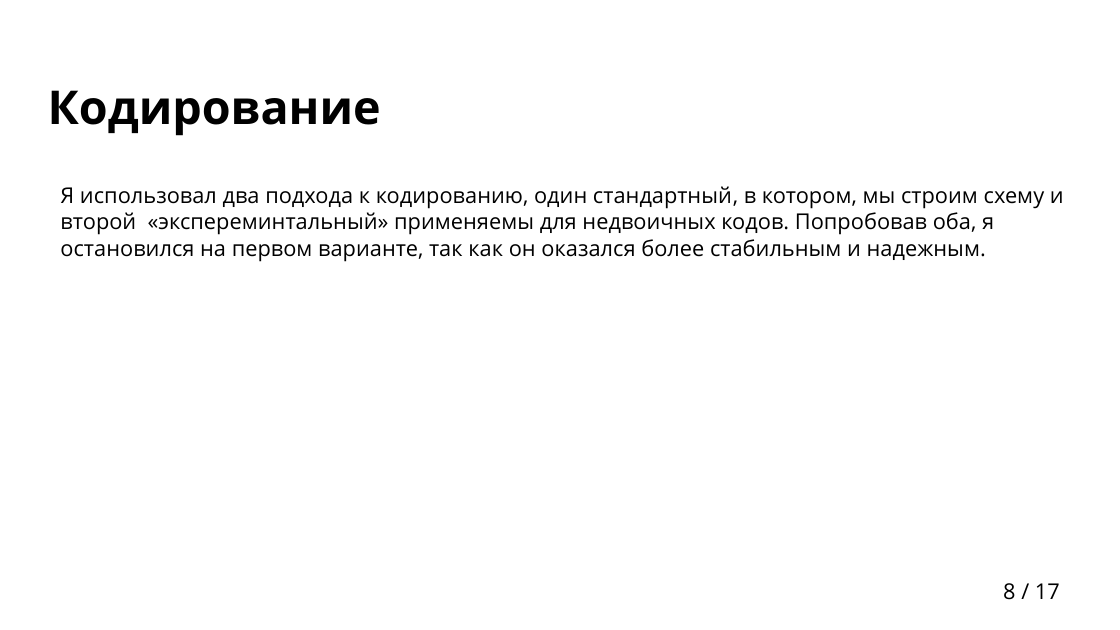
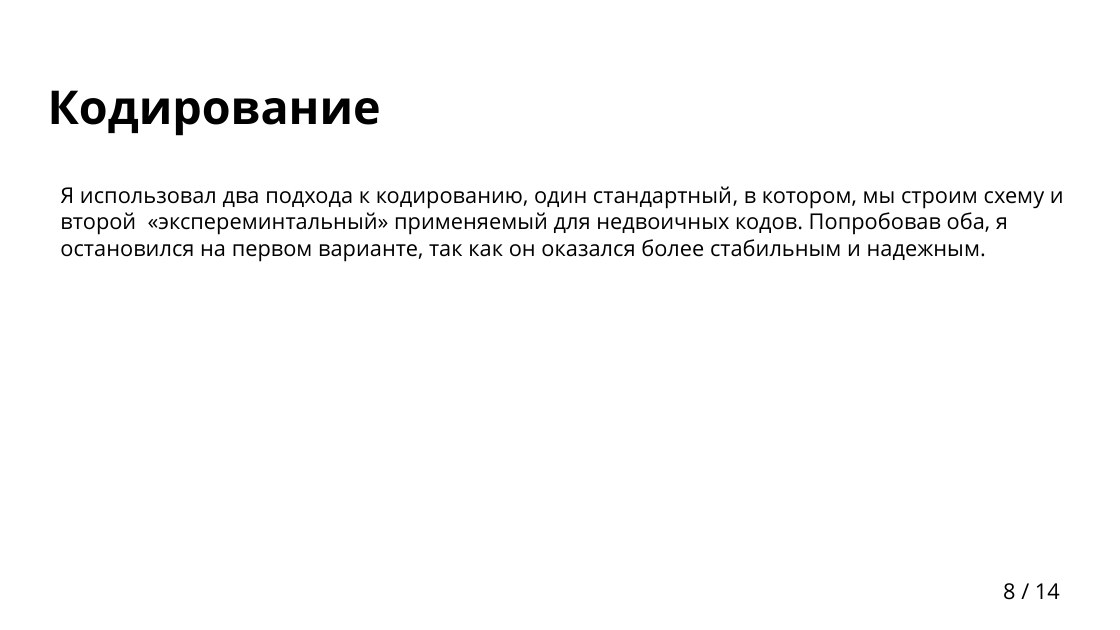
Before and after one commit to egalkin/bachelors_diploma, a slide deck: slide 8 of docs/presentation.pptx. Drawn at 1120x630 pixels with LibreOffice and Linux fonts; fonts in the diff are those of the drawing; background and template pictures are left out. Boxes give left, top, right and bottom in pixels: in the first picture for what was removed or moved away, otherwise in the second. Text is boxed around its words. In the diff, an @@ line names an element or a change of style, - is before the commit and + after.

```diff
--- a/docs/presentation.pptx
+++ b/docs/presentation.pptx
@@ text at bbox=[60, 186, 1064, 262]: text changed @@
-Я использовал два подхода к кодированию, один стандартный, в котором, мы строим схему и второй «экспереминтальный» применяемы для недвоичных кодов. Попробовав оба, я остановился на первом варианте, так как он оказался более стабильным и надежным.
+Я использовал два подхода к кодированию, один стандартный, в котором, мы строим схему и второй «экспереминтальный» применяемый для недвоичных кодов. Попробовав оба, я остановился на первом варианте, так как он оказался более стабильным и надежным.
@@ page number at bbox=[1003, 583, 1060, 600]: text changed @@
-8 / 17
+8 / 14
```
Also in this commit, not shown: 1 other slide changed.
